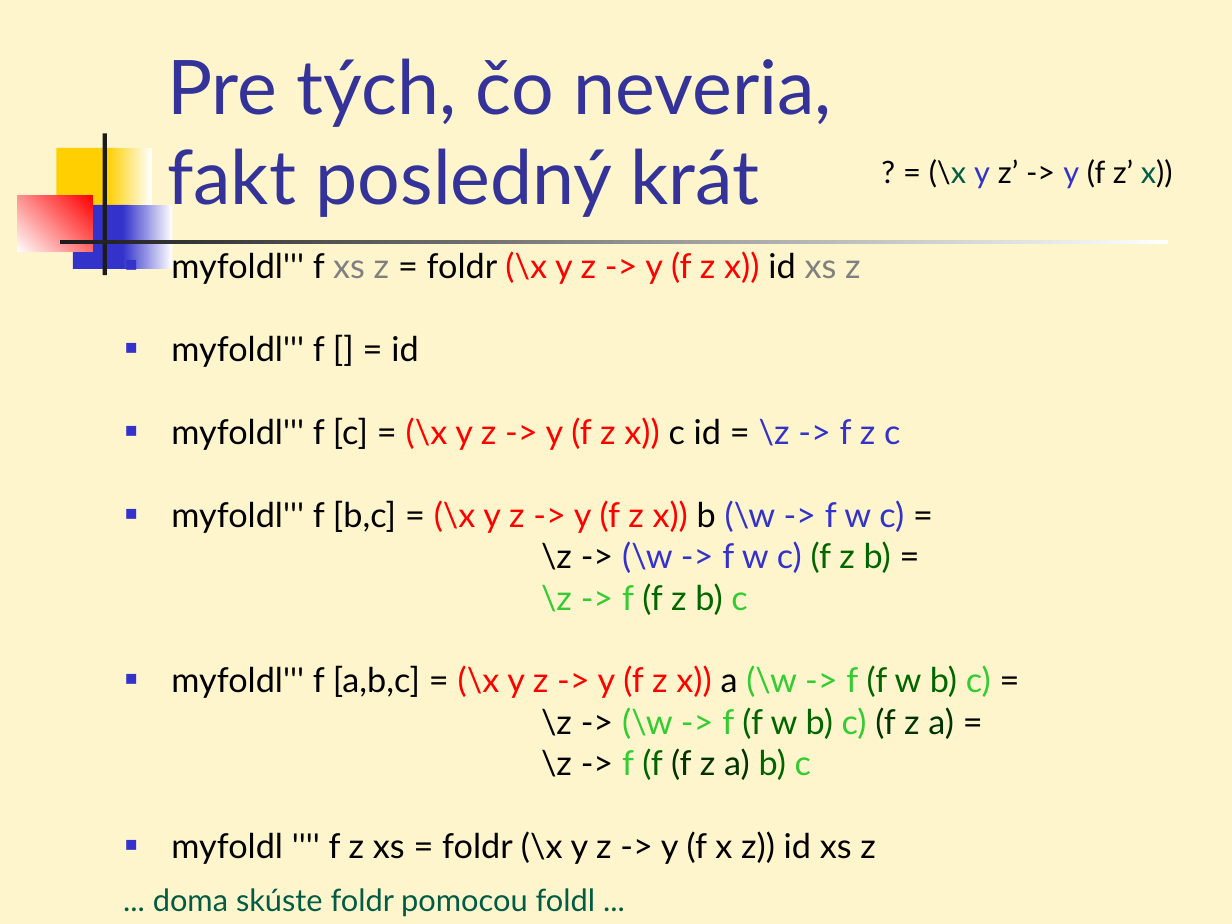
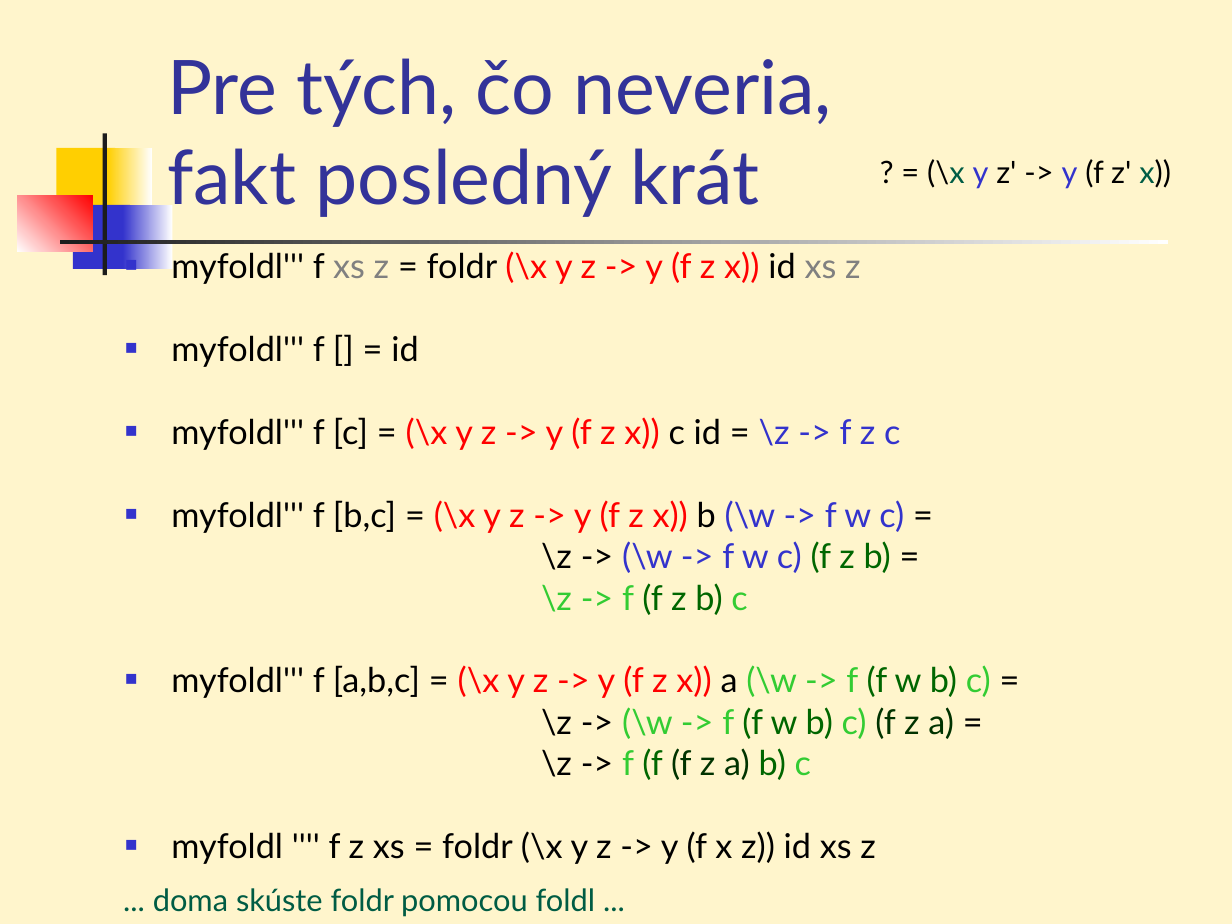
Before and after one commit to Funkcionalne/Prednasky, a slide deck: slide 62 of 02/02_fpro.ppt (slide 60 before the commit). Drawn at 1232x924 pixels with LibreOffice and Linux fonts; fonts in the diff are those of the drawing. Boxes give left, top, right and bottom in pixels: in the first picture for what was removed or moved away, otherwise in the second. Text is boxed around its words. In the diff, an @@ line names an element or a change of style, - is before the commit and + after.

```diff
--- a/02/02_fpro.ppt
+++ b/02/02_fpro.ppt
@@ text at (927, 159, 1171, 189): text changed @@
-? = (\x y z’ -> y (f z’ x))
+? = (\x y z' -> y (f z' x))
```
Also in this commit, not shown: 16 other slides changed, 2 slides added, 1 other file.
